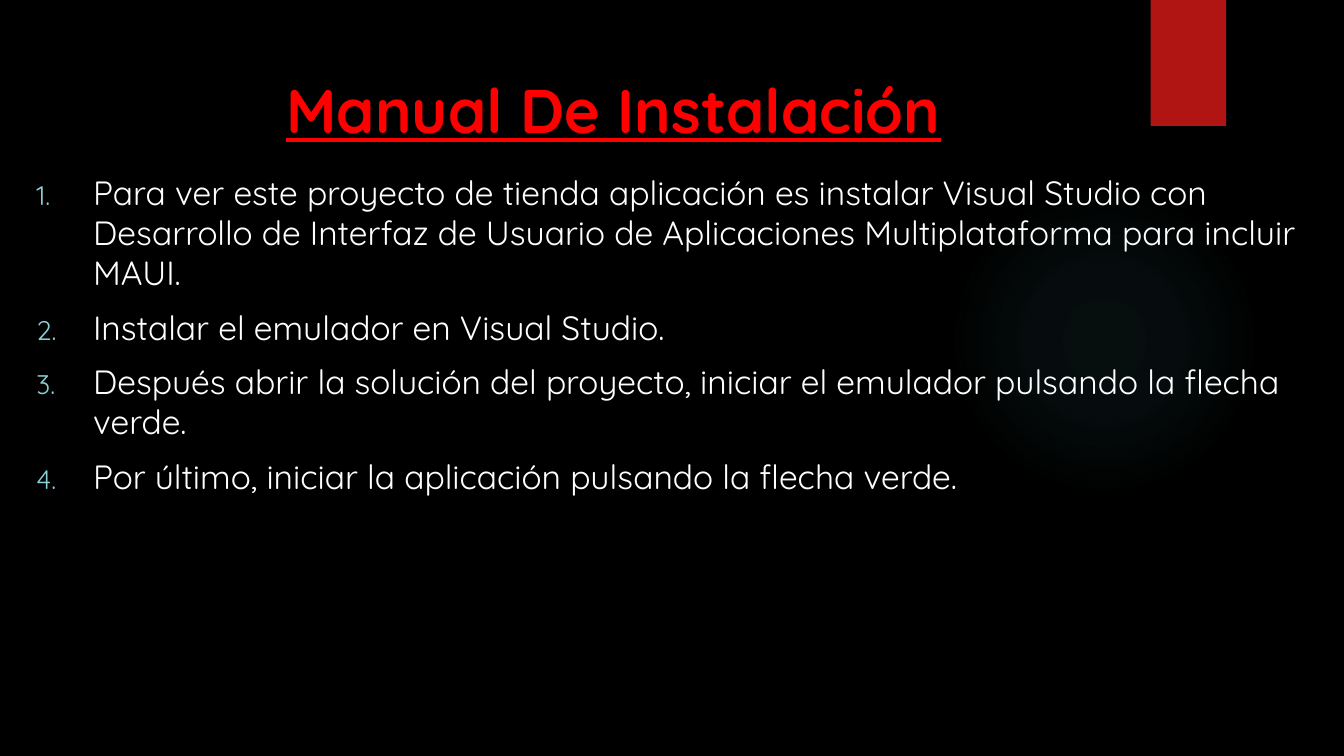
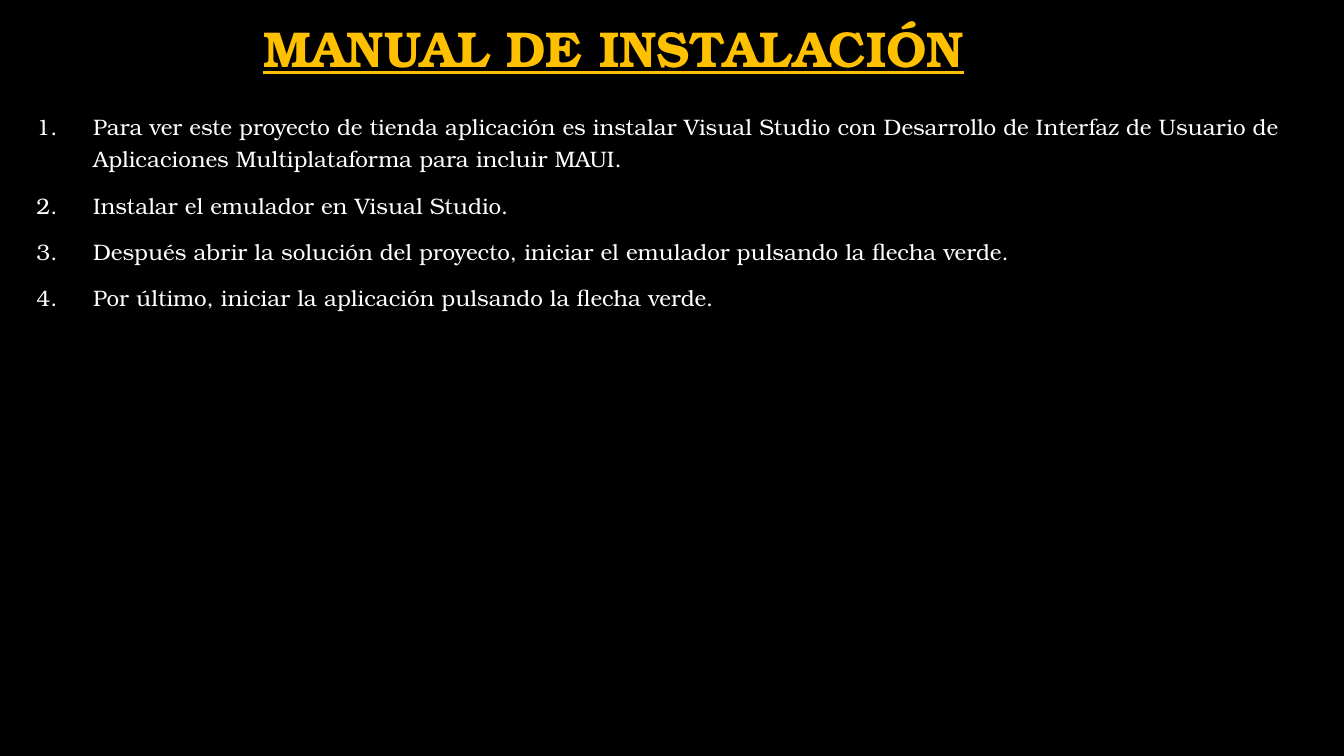
Before and after one commit to Fleon02/VolandoVoy, a slide deck: slide 17 of Presentación Trabajo Fin De Grado David Corredor Miguel, Antonio Castillo y Francisco Leon.pptx (slide 12 before the commit). Drawn at 1344x756 pixels with LibreOffice and Linux fonts; fonts in the diff are those of the drawing; background and template pictures are left out. Boxes give left, top, right and bottom in pixels: in the first picture for what was removed or moved away, otherwise in the second. Text is boxed around its words. In the diff, an @@ line names an element or a change of style, - is before the commit and + after.

```diff
--- a/Presentación Trabajo Fin De Grado David Corredor Miguel, Antonio Castillo y Francisco Leon.pptx
+++ b/Presentación Trabajo Fin De Grado David Corredor Miguel, Antonio Castillo y Francisco Leon.pptx
@@ title at <box>263,21,964,74</box>: text changed; size 44 to 36 pt; font Quicksand to TeX Gyre Bonum; text colour #FF0000 to #FFC000 @@
-Manual De Instalación
+MANUAL DE INSTALACIÓN
@@ rectangle removed at <box>1150,0,1226,126</box> @@
@@ text "Para ver este proyecto de ...": place and size @@
-text "Para ver este proyecto de ..." at <box>93,180,1295,496</box>
+text "Para ver este proyecto de ..." at <box>93,118,1278,311</box>
@@ text "Para ver este proyecto de ..." at <box>93,118,1278,311</box>: size 24 to 16 pt, font Quicksand to TeX Gyre Bonum; line spacing 1 to 1.2 @@
@@ ellipse removed at <box>949,185,1259,495</box> @@
```
Also in this commit, not shown: 13 other slides changed, 9 slides added, 2 slides removed, 1 other file.
